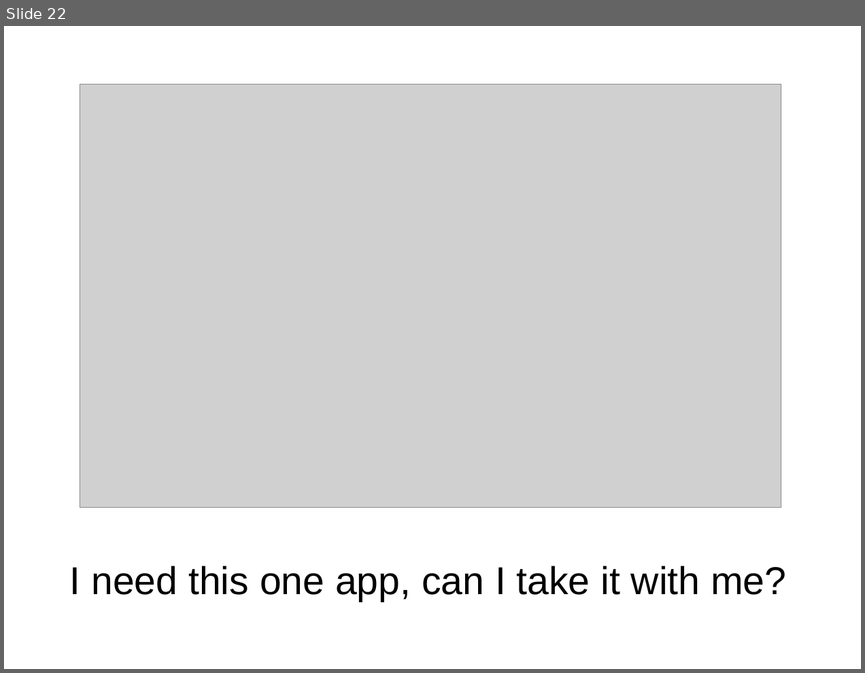
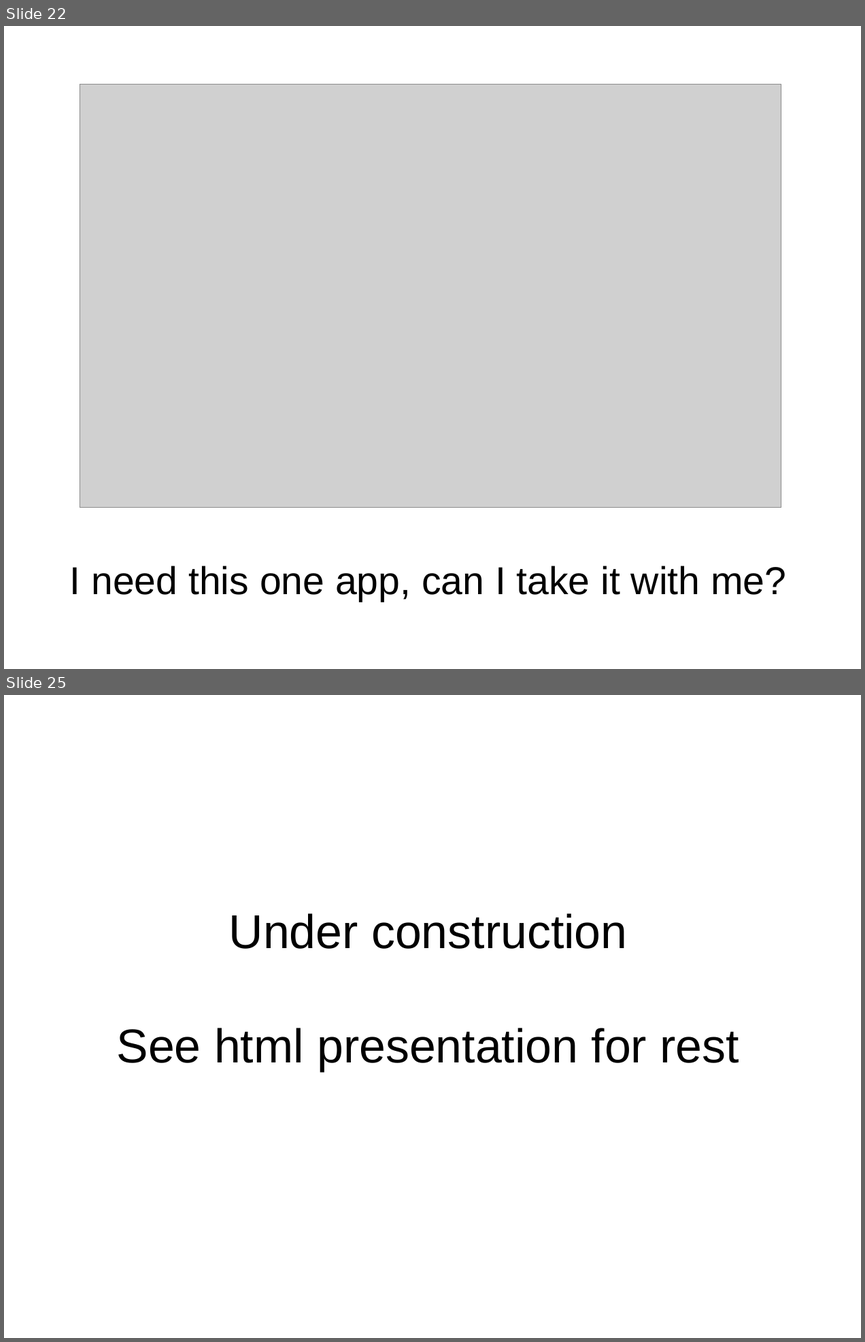
Before and after one commit to imaemo/winezeug, a slide deck: cebit2009/talk.odp. Shown one above the other, each under a label of ours: slide 22 before the commit, slides 22 and 25 after it; the slides between them are not shown. The pictures are 865x673 and 865x1342 pixels, drawn with LibreOffice and Linux fonts; fonts in the diff are those of the drawing; grey boxes stand for pictures. Boxes give left, top, right and bottom in pixels: in the first picture for what was removed or moved away, otherwise in the second. Text is boxed around its words. In the diff, an @@ line names an element or a change of style, - is before the commit and + after.

Commit message:
sync html and odp

```diff
--- a/cebit2009/talk.odp
+++ b/cebit2009/talk.odp
@@ slide 25 added at (4, 695, 861, 1338), background #FFFFFF @@
@@ title added at (117, 913, 739, 1071), 44 pt, text #000000 @@
+Under construction
+See html presentation for rest
```
Also in this commit, not shown: 2 other slides added, 2 other files.
